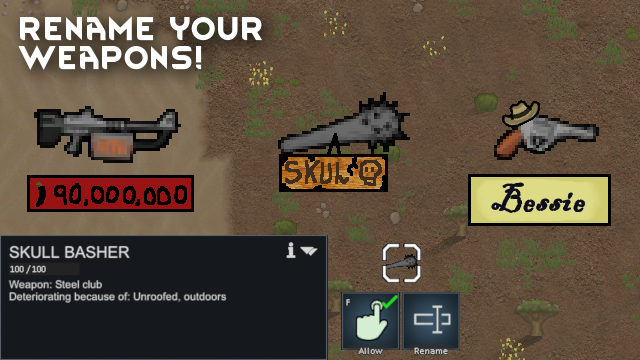
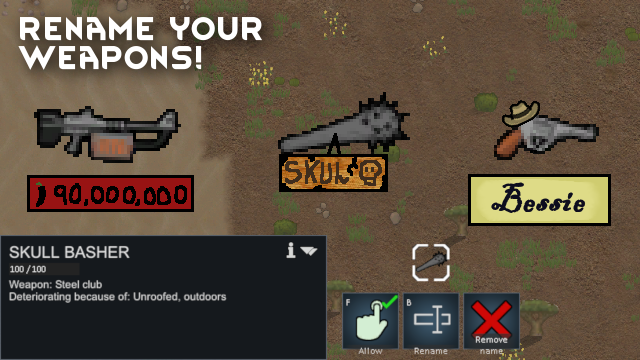
Layered file, before and after one edit (640x360). Changes by layer:
painted on "Layer" over [326, 235, 521, 360]
